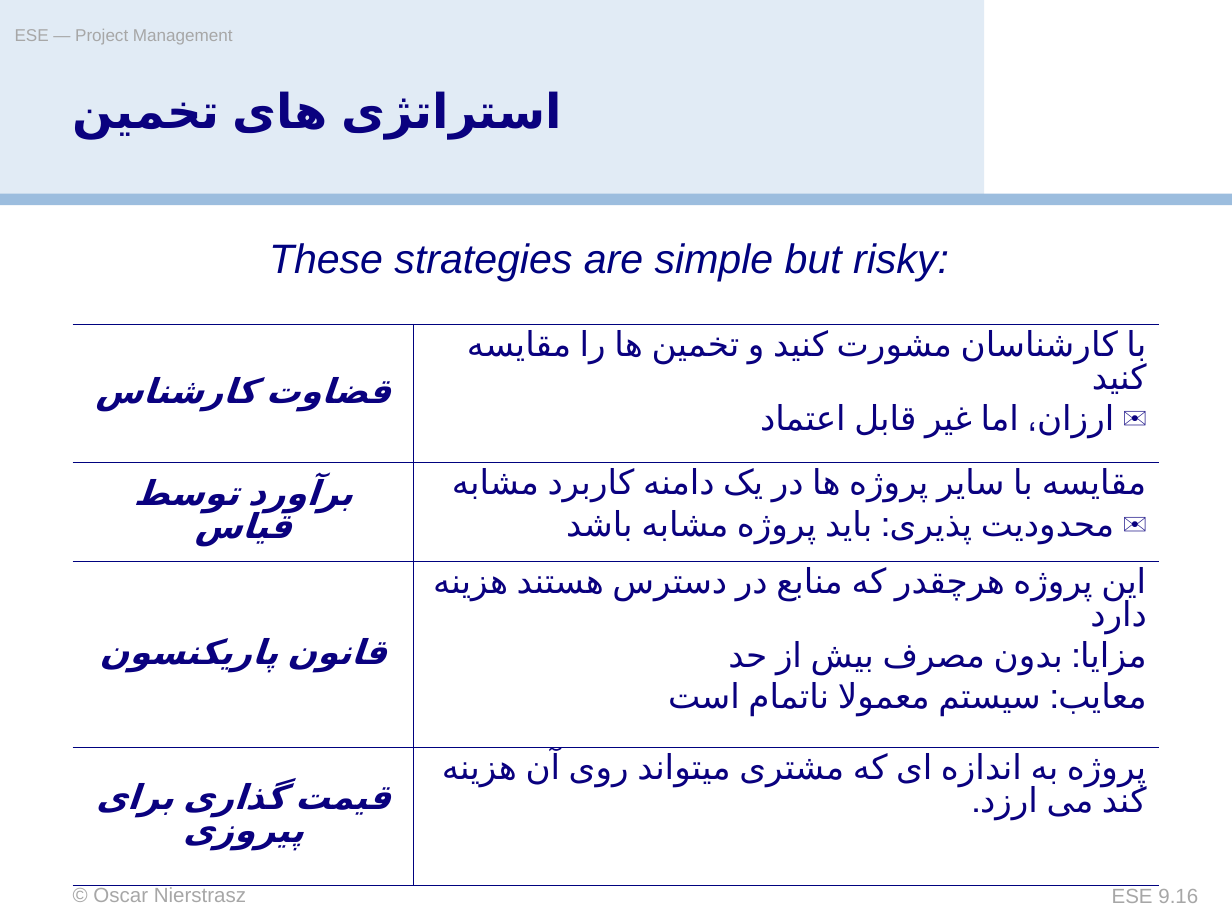
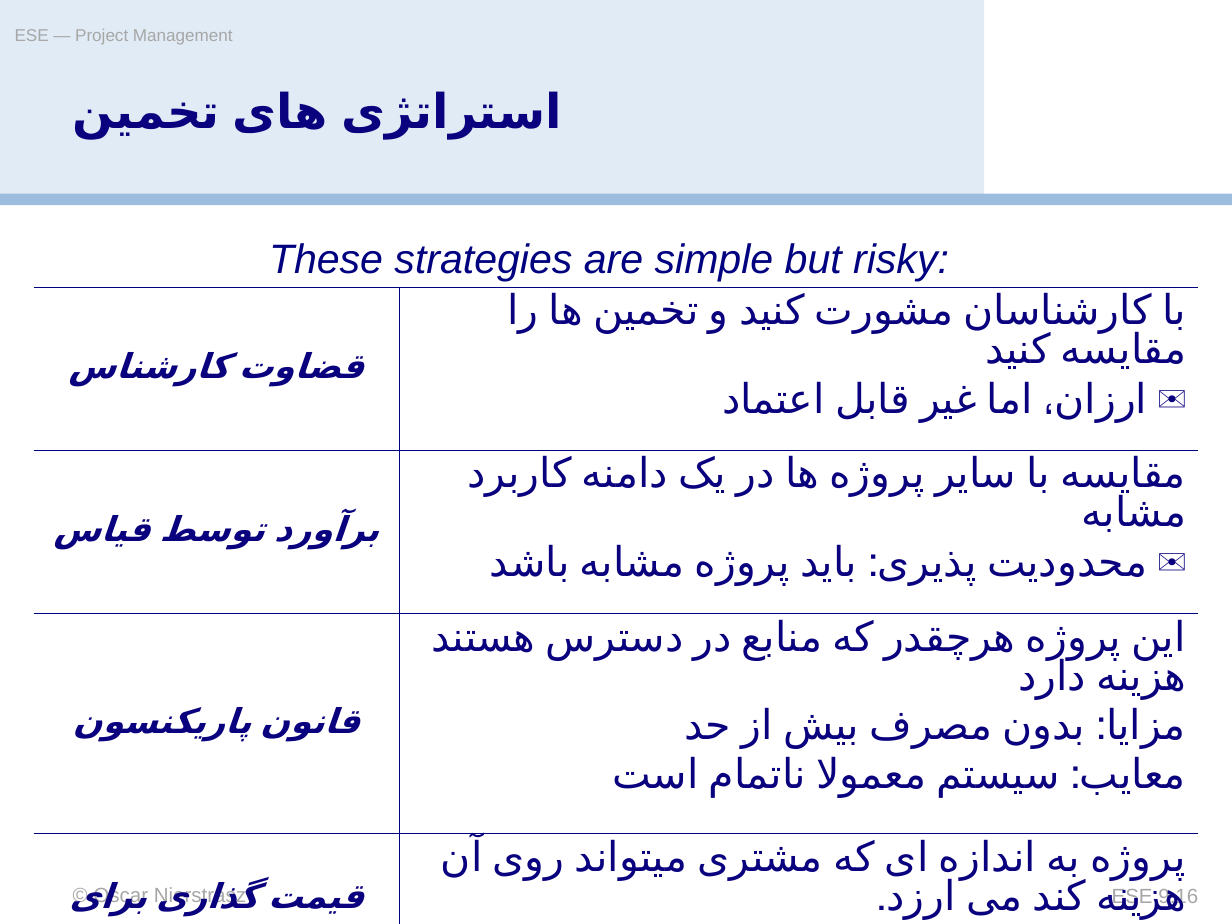
Before and after one commit to ataghinezhad/ataghinezhad.github.io, a slide deck: slide 16 of courses/downloads/temp/Software_Lec9 Project Management.ppt. Drawn at 1232x924 pixels with LibreOffice and Linux fonts; fonts in the diff are those of the drawing; background and template pictures are left out. Boxes give left, top, right and bottom in pixels: in the first picture for what was removed or moved away, otherwise in the second. Text is boxed around its words. In the diff, an @@ line names an element or a change of style, - is before the commit and + after.

```diff
--- a/courses/downloads/temp/Software_Lec9 Project Management.ppt
+++ b/courses/downloads/temp/Software_Lec9 Project Management.ppt
@@ table at bbox=[33, 287, 1199, 923] @@
@@ size 20 to 24 pt in "با کارشناسان مشورت کنید و تخمین ها ...", "✉ ارزان، اما غیر قابل اعتماد", "مقایسه با سایر پروژه ها در یک ...", "✉ محدودیت پذیری: باید پروژه مشابه باشد" and 4 more places @@
@@ more space between paragraphs @@
@@ table: place and size @@
-table at bbox=[73, 325, 1159, 854]
+table at bbox=[33, 287, 1199, 923]
```
Also in this commit, not shown: 20 other slides changed, 2 other files.
